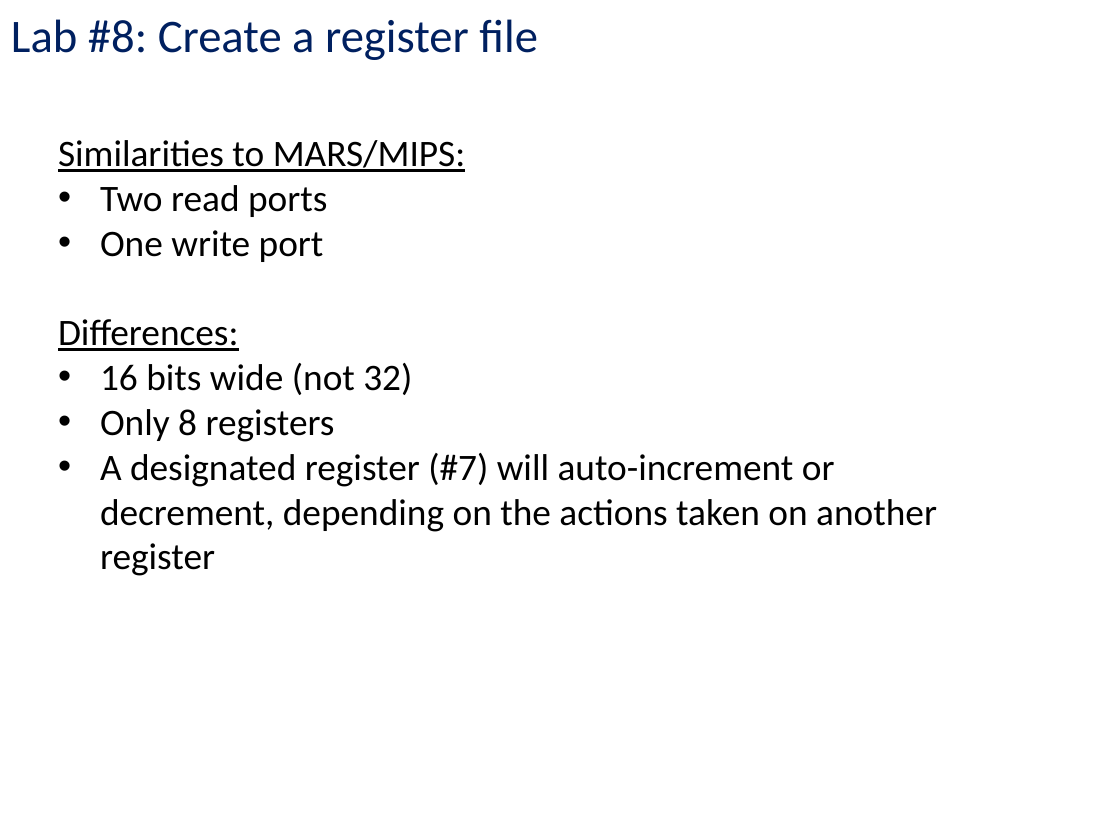
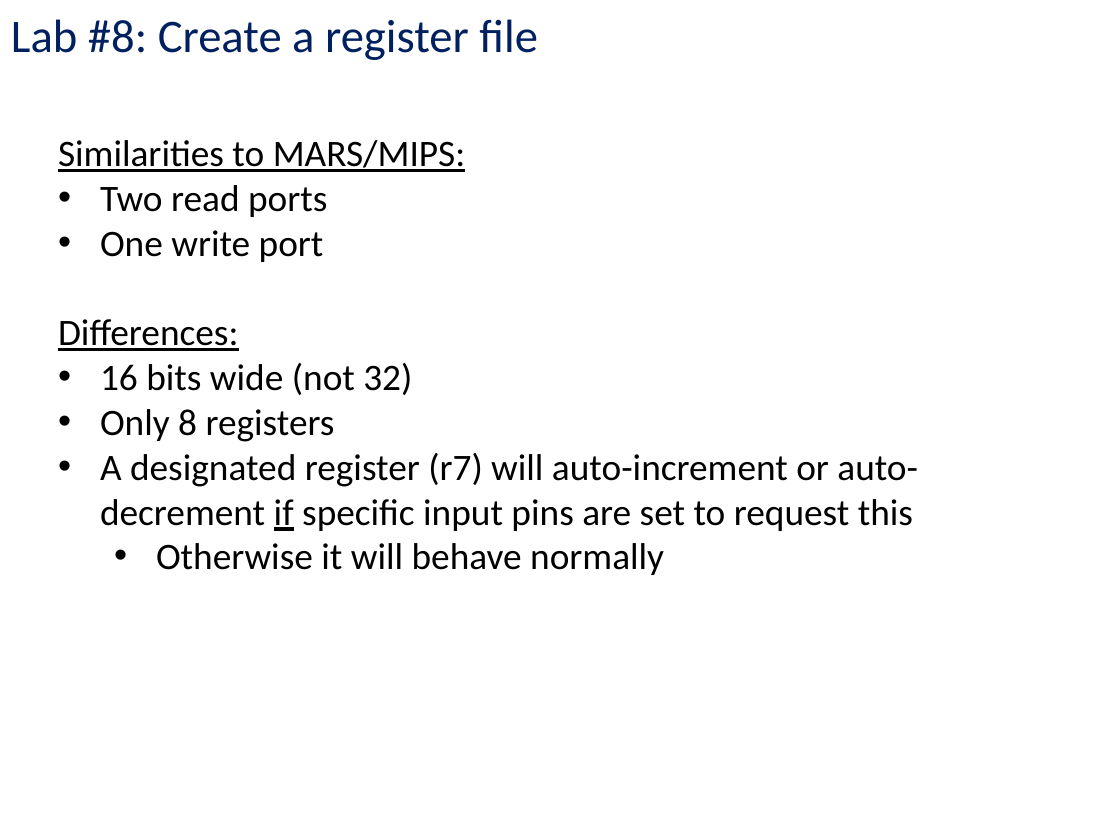
Before and after one commit to kc13/CS447JB, a slide deck: slide 2 of cs447jb_rec6_mar30_and_apr2.pptx. Drawn at 1120x840 pixels with LibreOffice and Linux fonts; fonts in the diff are those of the drawing. Boxes give left, top, right and bottom in pixels: in the first picture for what was removed or moved away, otherwise in the second. Text is boxed around its words. In the diff, an @@ line names an element or a change of style, - is before the commit and + after.

```diff
--- a/cs447jb_rec6_mar30_and_apr2.pptx
+++ b/cs447jb_rec6_mar30_and_apr2.pptx
@@ text at [100, 453, 918, 575]: text changed @@
-• A designated register (#7) will auto-increment or decrement, depending on the actions taken on another register
+• A designated register (r7) will auto-increment or auto-decrement if specific input pins are set to request this
+  • Otherwise it will behave normally
```
Also in this commit, not shown: 7 other slides changed, 1 slide added, 1 slide removed.
